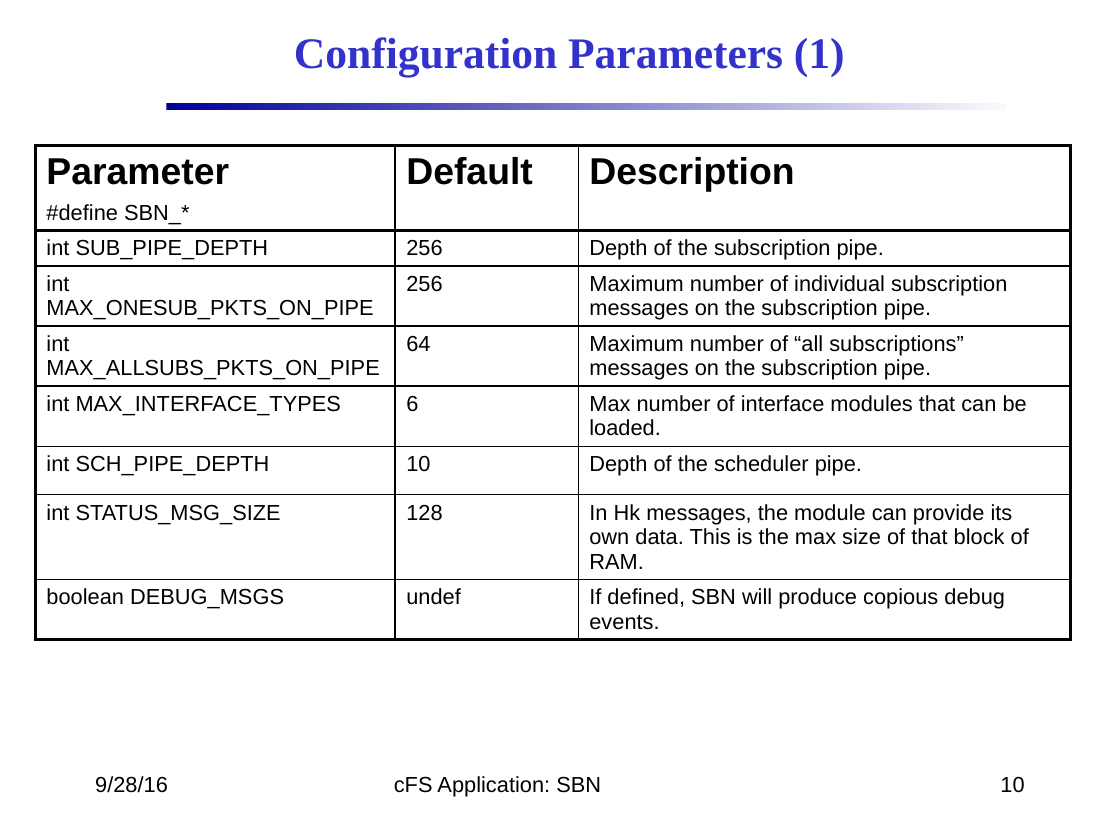
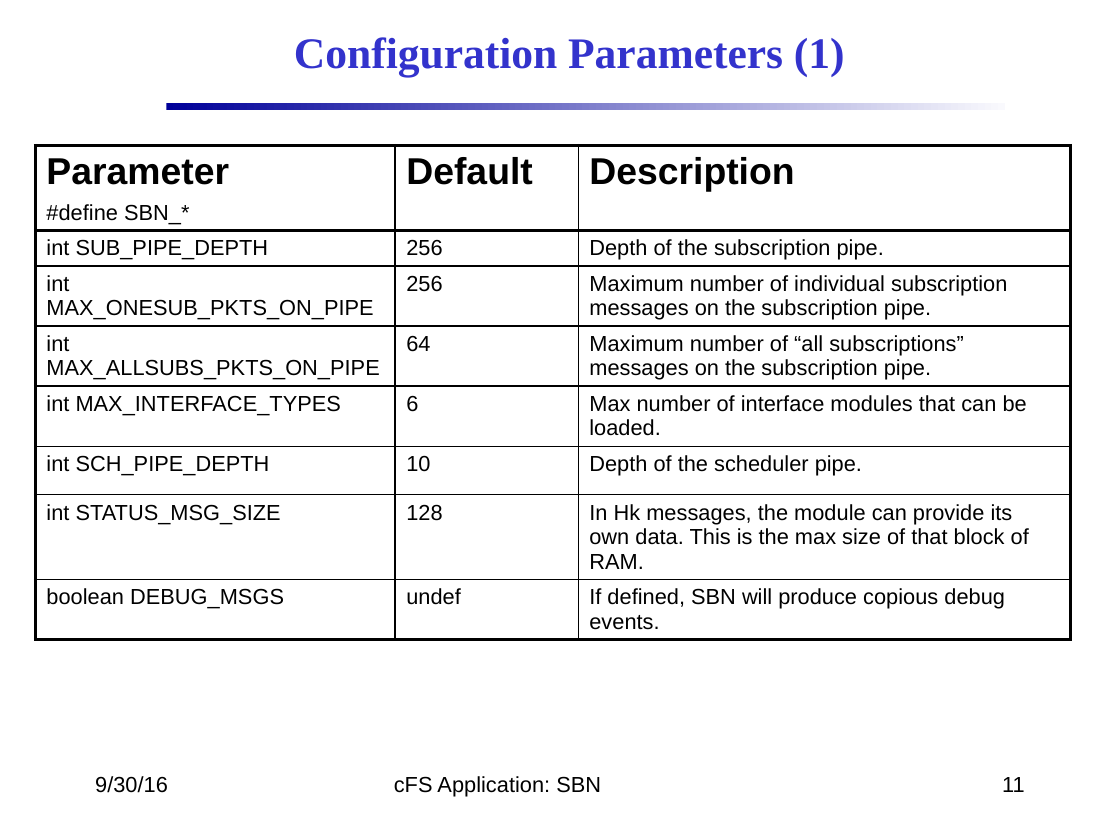
Before and after one commit to nasa/SBN, a slide deck: slide 11 of docs/SBN_Design.pptx (slide 10 before the commit). Drawn at 1120x840 pixels with LibreOffice and Linux fonts; fonts in the diff are those of the drawing; background and template pictures are left out. Boxes give left, top, right and bottom in pixels: in the first picture for what was removed or moved away, otherwise in the second. Text is boxed around its words. In the diff, an @@ line names an element or a change of style, - is before the commit and + after.

```diff
--- a/docs/SBN_Design.pptx
+++ b/docs/SBN_Design.pptx
@@ text at [95,776,168,793]: text changed @@
-9/28/16
+9/30/16
@@ page number at [1002,777,1025,792]: text changed @@
-10
+11
```
Also in this commit, not shown: 15 other slides changed, 1 slide added.
